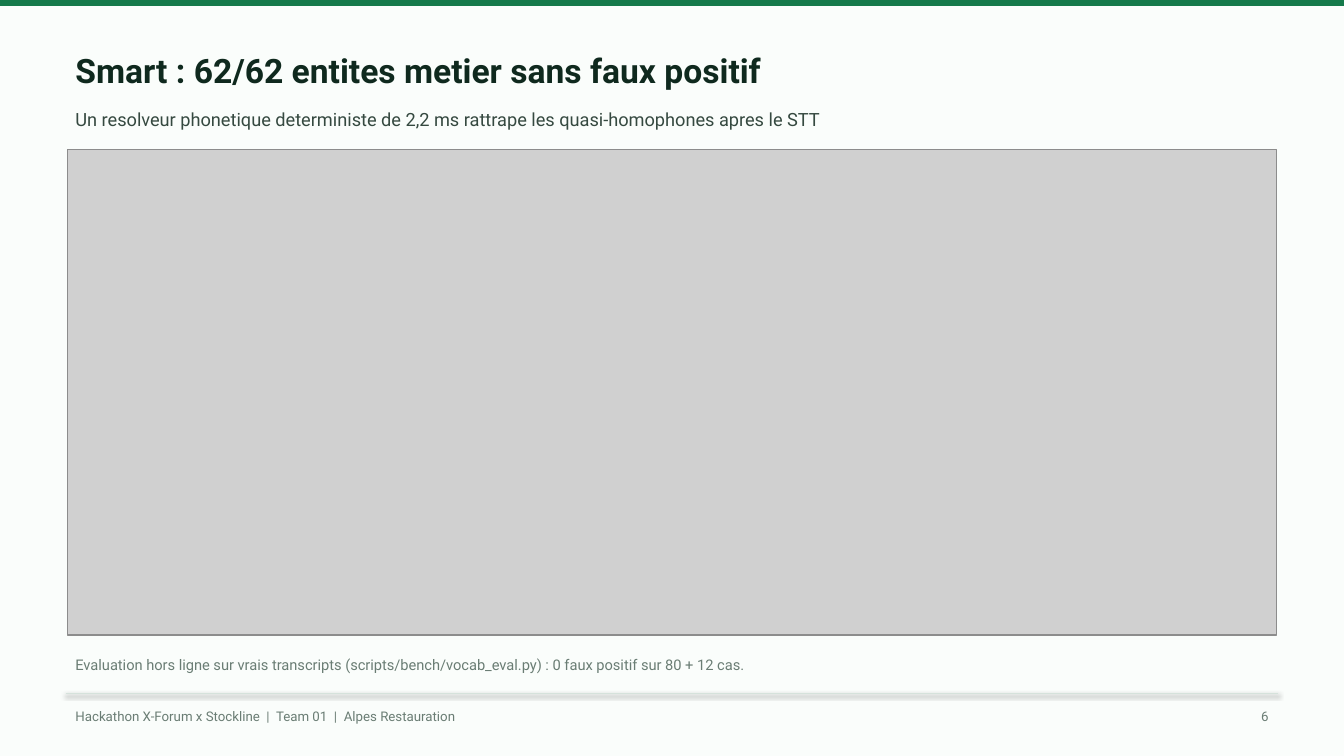
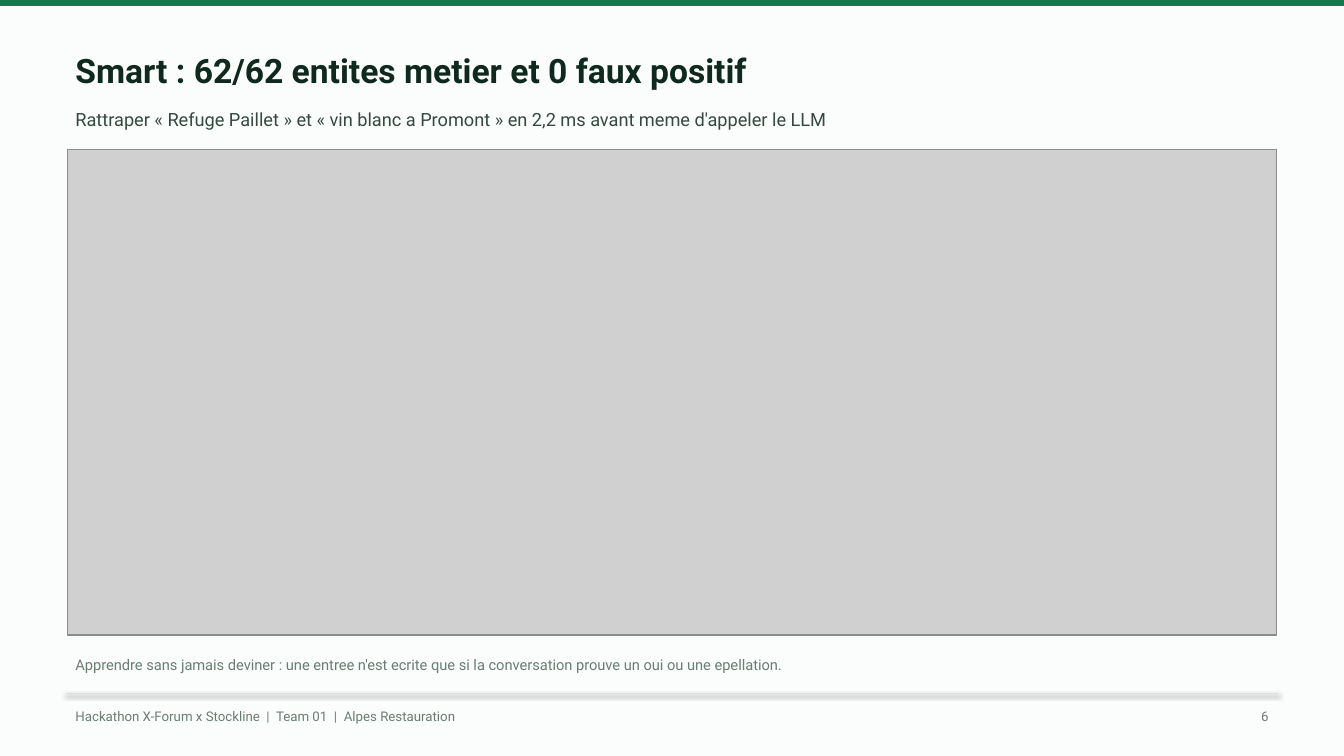
Before and after one commit to KpihX/stockline-jarvis, a slide deck: slide 6 of presentation/build/Stockline-Team01-Alpes-Restauration.pptx. Drawn at 1344x756 pixels with LibreOffice and Linux fonts; fonts in the diff are those of the drawing; grey boxes stand for pictures. Boxes give left, top, right and bottom in pixels: in the first picture for what was removed or moved away, otherwise in the second. Text is boxed around its words. In the diff, an @@ line names an element or a change of style, - is before the commit and + after.

```diff
--- a/presentation/build/Stockline-Team01-Alpes-Restauration.pptx
+++ b/presentation/build/Stockline-Team01-Alpes-Restauration.pptx
@@ text at <box>75,57,746,90</box>: text changed @@
-Smart : 62/62 entites metier sans faux positif
+Smart : 62/62 entites metier et 0 faux positif
@@ text at <box>75,112,826,130</box>: text changed @@
-Un resolveur phonetique deterministe de 2,2 ms rattrape les quasi-homophones apres le STT
+Rattraper « Refuge Paillet » et « vin blanc a Promont » en 2,2 ms avant meme d'appeler le LLM
@@ text at <box>75,659,782,673</box>: text changed @@
-Evaluation hors ligne sur vrais transcripts (scripts/bench/vocab_eval.py) : 0 faux positif sur 80 + 12 cas.
+Apprendre sans jamais deviner : une entree n'est ecrite que si la conversation prouve un oui ou une epellation.
```
Also in this commit, not shown: 8 other slides changed, 31 other files.
